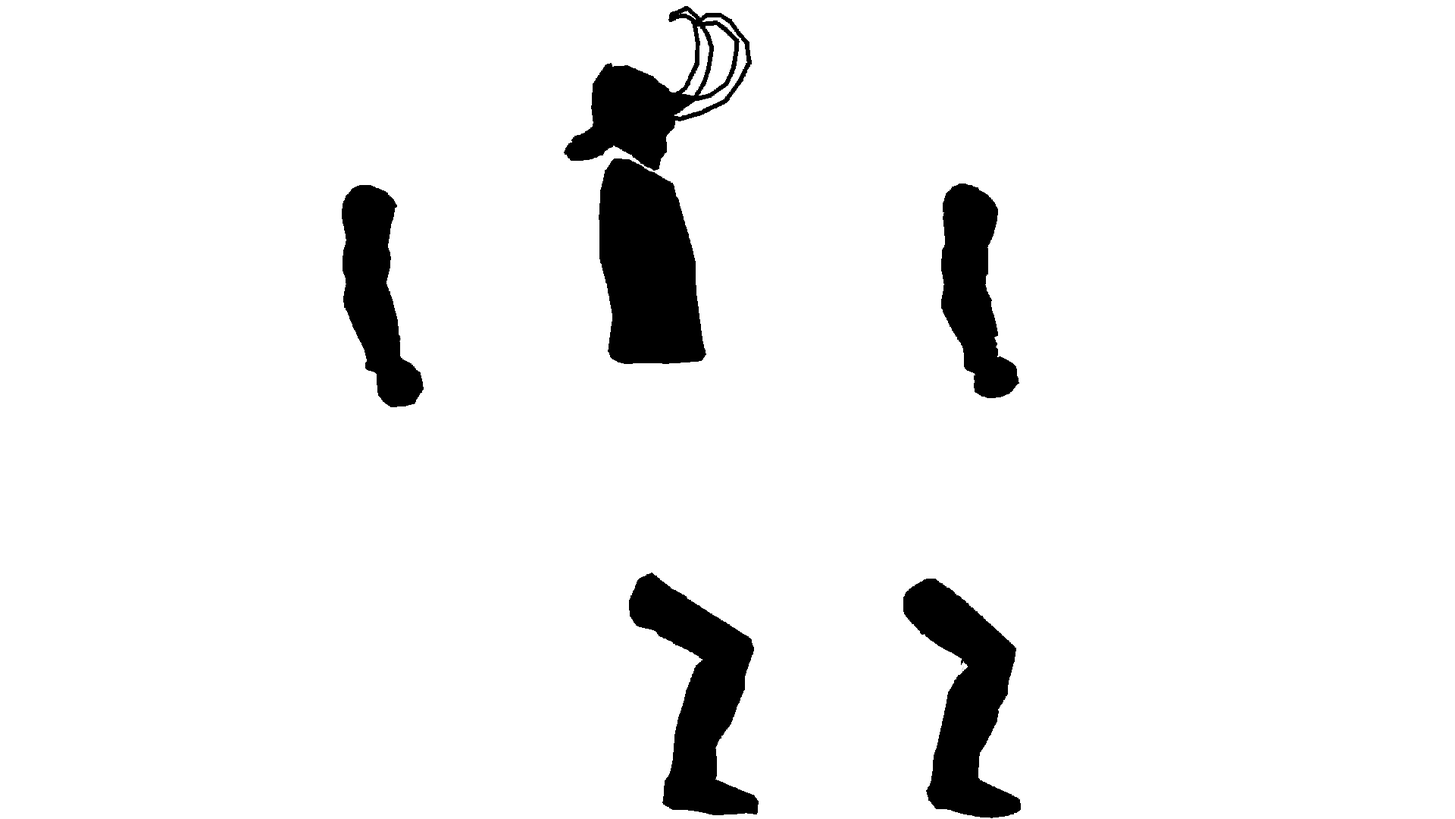
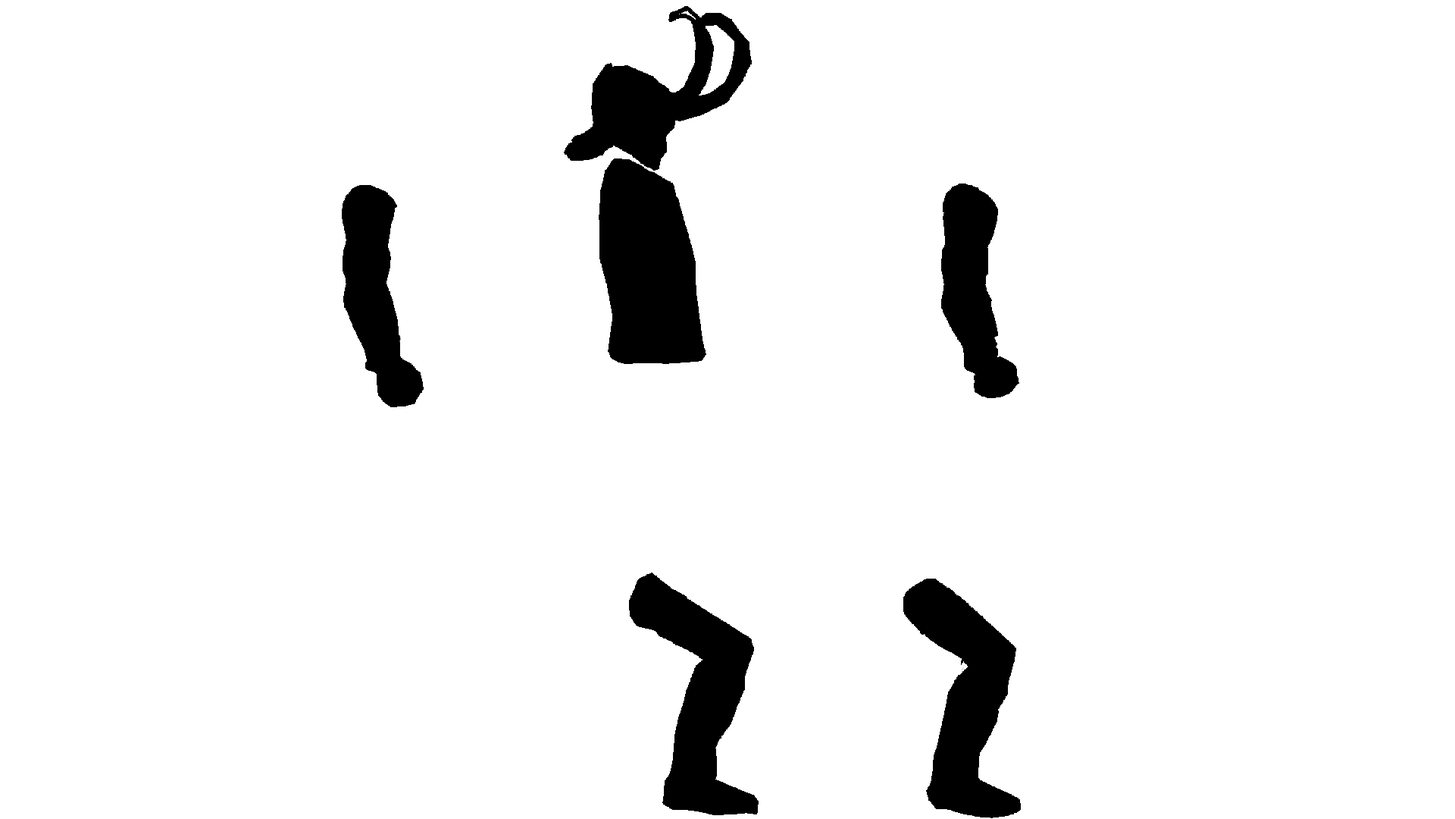
Revision of a layered 1455 x 819 image; what changed, layer by layer:
painted on "Wiz" over [674, 17, 748, 117]
